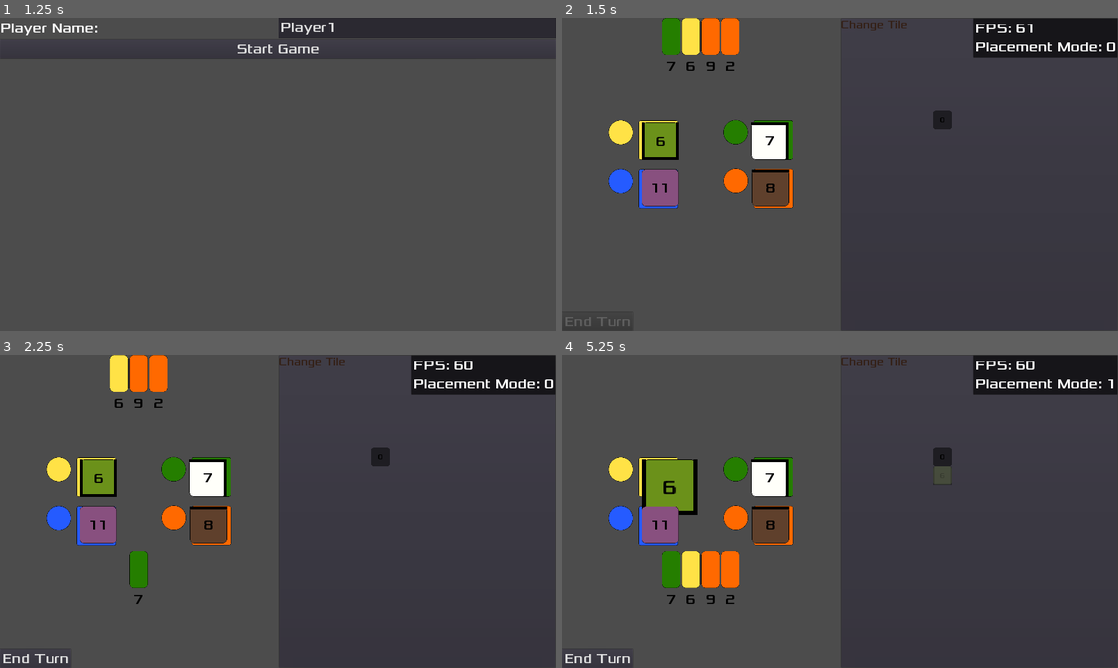
Above: before the commit, frames 1-4 (two rows, left to right).
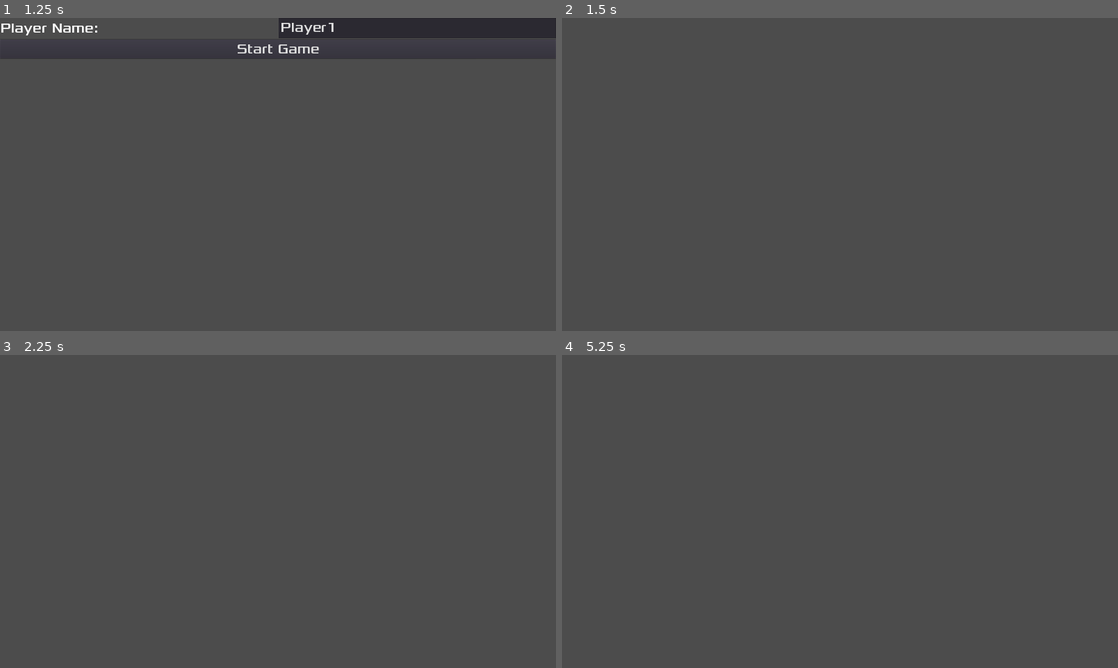
Above: after the commit, the same moments.

Repository: Structed/alcaramba
Game: Godot game, scene res://Drawable/MainMenu/MainMenu.tscn
The game is run twice, just before and just after one commit, with the same random seed, the same clock (stepped at 60 frames per second) and the same inputs.
Inputs (mouse positions are in pixels of both pictures, inside the frame that each line leads up to):
- Up to frame 1 (1.25 s): click "New Game" at 0.5 s
- Up to frame 2 (1.5 s): click "Start Game" at 1.25 s
- Up to frame 3 (2.25 s): click (111, 401) at 2 s, where only the run before the commit has a clickable "7"
- Up to frame 4 (5.25 s): click (678, 401) at 2.75 s, where only the run before the commit has a clickable "6"; click (689, 401) at 3.5 s, where only the run before the commit has a clickable "9"; click (701, 401) at 4.25 s, where only the run before the commit has a clickable "2"; click (662, 477) at 5 s, where only the run before the commit has a clickable "6"

Frame 1 is identical in both runs. In frame 2, 10% of the frame differs, in the area x 8-100%, y 0-100%; in frame 3, 10%; in frame 4, 11%, in the area x 0-100%, y 0-100%.
Error after the commit: Attempt to call function 'instance' in base 'null instance' on a null instance. (res://SceneManager.gd:33)

Commit message:
added spare tiles node to town scene

Diff:
--- /dev/null
+++ b/src/alcaramba/Drawable/Town/SpareTiles.gd
@@ -0,0 +1,47 @@
+extends VBoxContainer
+
+var _stack_spare_tiles: TileCardCollection = TileCardCollection.new() # contains tiles placed on spare
+
+var tile_scene = preload("res://Drawable/Card/TileCardDrawable.tscn")
+
+
+# Called when the node enters the scene tree for the first time.
+func _ready():
+	pass # Replace with function body.
+
+# STUB: paints all tiles from stack_spare_tiles
+func _display_tiles():
+	for _tile in _stack_spare_tiles:
+		var tile_node = tile_scene.instance()
+		tile_node._card_info = _tile
+		add_child(tile_node)
+
+
+# delete after this
+#
+#signal money_card_selected
+#
+#
+#func is_missing_cards():
+#	return _get_active_money_card_count() < MAX_MONEY_MARKET_CARDS
+#
+#
+#func _get_active_money_card_count() -> int:
+#	return get_child_count()
+#
+#
+#func refill():
+#	var cards_to_refill_count = MAX_MONEY_MARKET_CARDS - _get_active_money_card_count()
+#	for _i in range(cards_to_refill_count):
+#		var card = Global.stack_money.take_card()
+#		var card_node = card_scene.instance()
+#		card_node._card_info = card
+#		add_child(card_node)
+#		card_node.connect("pressed", self, "_on_MoneyCard_pressed", [card_node])
+#
+#
+#func _on_MoneyCard_pressed(card_node: MoneyCardDrawable):
+#	card_node.disconnect("pressed", self, "_on_MoneyCard_pressed")
+#	Global.active_player.money_cards.add_card(card_node._card_info)
+#	remove_child(card_node)
+#	emit_signal("money_card_selected", card_node)
--- a/src/alcaramba/Drawable/Town/Town.tscn
+++ b/src/alcaramba/Drawable/Town/Town.tscn
@@ -19,6 +19,9 @@
 [node name="TextureButton" type="TextureButton" parent="."]
 margin_right = 226.0
 margin_bottom = 57.0
+__meta__ = {
+"_edit_use_anchors_": false
+}
 
 [node name="Label" type="Label" parent="TextureButton"]
 modulate = Color( 0.784314, 0.290196, 0.290196, 1 )
@@ -27,6 +30,9 @@
 margin_bottom = 62.0
 custom_fonts/font = SubResource( 2 )
 text = "Change Tile"
+__meta__ = {
+"_edit_use_anchors_": false
+}
 
 [node name="TileMap_valid_overlay" type="TileMap" parent="."]
 unique_name_in_owner = true
@@ -42,9 +48,19 @@
 margin_right = 185.0
 margin_bottom = 231.0
 script = ExtResource( 2 )
+__meta__ = {
+"_edit_use_anchors_": false
+}
 
 [node name="TileMap_distances" type="TileMap" parent="."]
 unique_name_in_owner = true
 format = 1
 
+[node name="SpareTiles" type="VBoxContainer" parent="."]
+margin_left = 644.0
+margin_top = 121.0
+margin_right = 837.0
+margin_bottom = 443.0
+script = ExtResource( 4 )
+
 [connection signal="pressed" from="TextureButton" to="." method="_on_TextureButton_pressed"]
--- a/src/alcaramba/Scripts/AbstractCardCollection.gd
+++ b/src/alcaramba/Scripts/AbstractCardCollection.gd
@@ -21,6 +21,9 @@
 			return card
 	return null
 
+func get_card_info_by_index(index: int):
+	return _stack[index]
+
 func add_card(card : AbstractCard):
 	_stack.append(card)
 
--- a/src/alcaramba/Scripts/Player.gd
+++ b/src/alcaramba/Scripts/Player.gd
@@ -4,7 +4,7 @@
 
 var index: int
 var name: String
-var money_cards : MoneyCardCollection = MoneyCardCollection.new()
+var money_cards : MoneyCardCollection = MoneyCardCollection.new() # player hand money
 var tile_cards_yard: TileCardCollection = TileCardCollection.new()
 var town_tiles = {}
 
